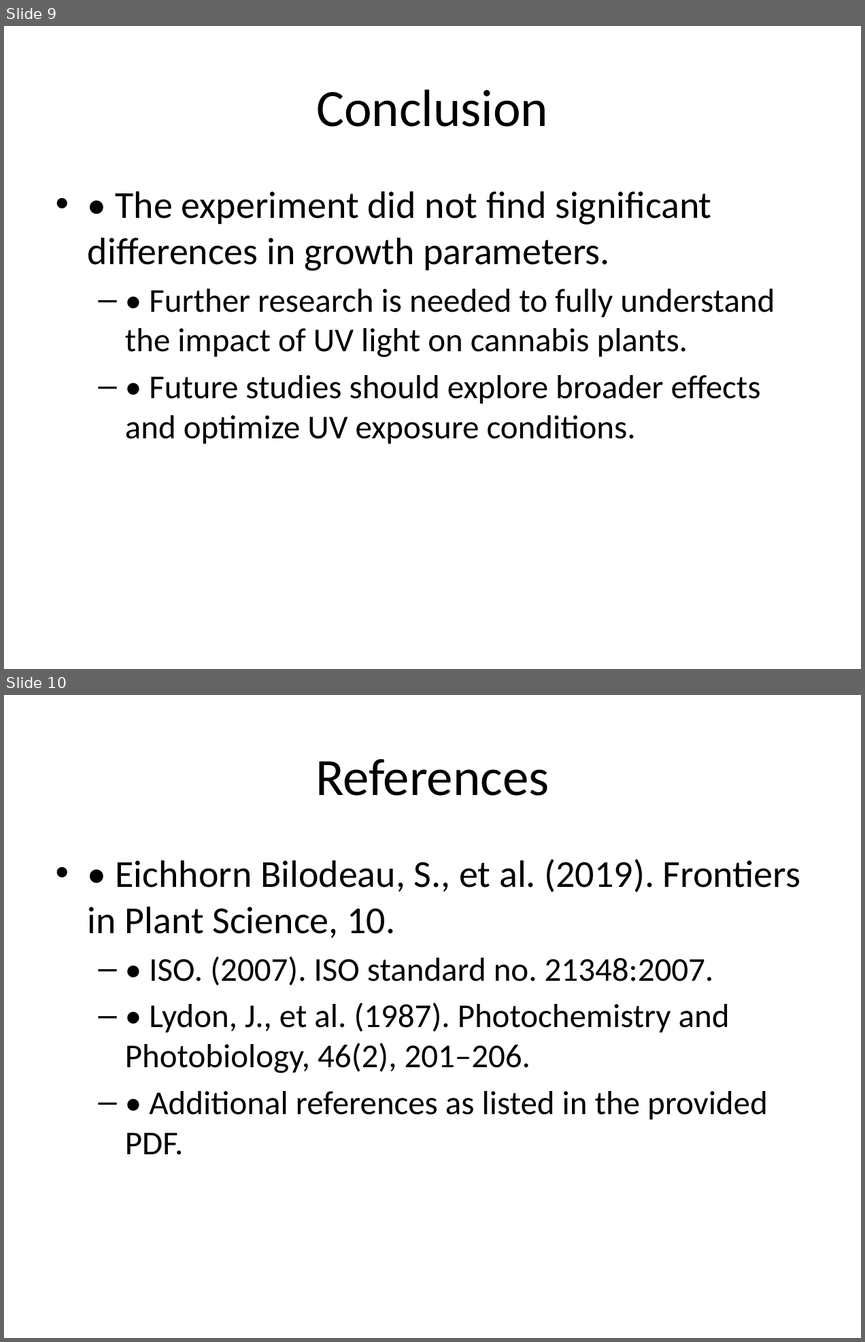
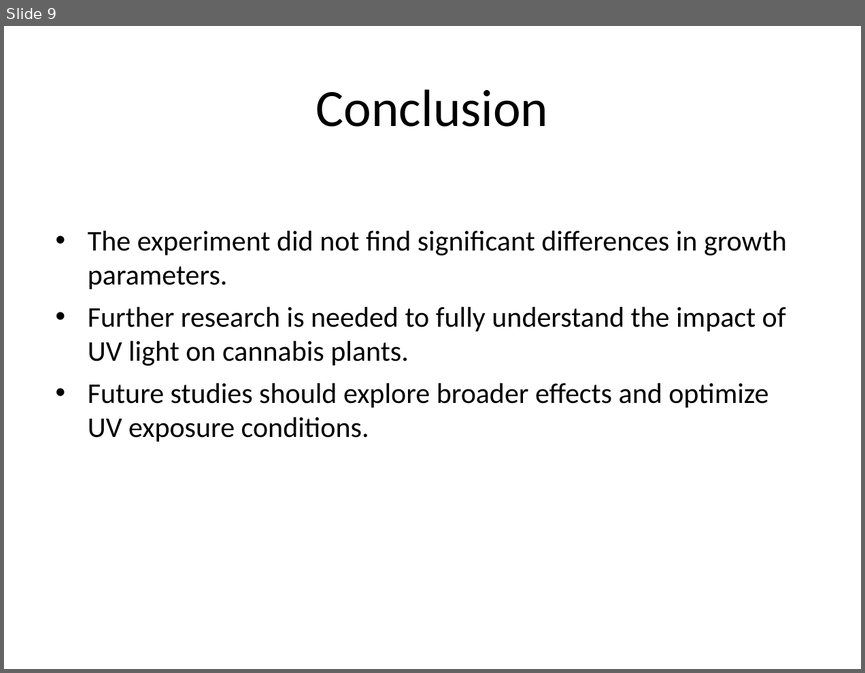
Before and after one commit to IngoGiebel/qbio403_exp_impact_uv-light_on_cannabis_seedling_dev, a slide deck: docs/presentations/Impact_of_UV_Light_on_Cannabis_Seedling_Development.pptx. Shown one above the other, each under a label of ours: slides 9 and 10 before the commit, slide 9 after it. The pictures are 865x1342 and 865x673 pixels, drawn with LibreOffice and Linux fonts; fonts in the diff are those of the drawing. Boxes give left, top, right and bottom in pixels: in the first picture for what was removed or moved away, otherwise in the second. Text is boxed around its words. In the diff, an @@ line names an element or a change of style, - is before the commit and + after.

```diff
--- a/docs/presentations/Impact_of_UV_Light_on_Cannabis_Seedling_Development.pptx
+++ b/docs/presentations/Impact_of_UV_Light_on_Cannabis_Seedling_Development.pptx
@@ slide 10 removed at [4, 695, 861, 1338], background #FFFFFF @@
@@ title removed at [315, 759, 549, 796] @@
-References
@@ text removed at [88, 859, 800, 1155] @@
-• • Eichhorn Bilodeau, S., et al. (2019). Frontiers in Plant Science, 10.
-  – • ISO. (2007). ISO standard no. 21348:2007.
-  – • Lydon, J., et al. (1987). Photochemistry and Photobiology, 46(2), 201–206.
-  – • Additional references as listed in the provided PDF.
@@ slide 9 changed as well @@
@@ text at [88, 230, 787, 441]: text changed; size 28 to 24 pt @@
-• • The experiment did not find significant differences in growth parameters.
-  – • Further research is needed to fully understand the impact of UV light on cannabis plants.
-  – • Future studies should explore broader effects and optimize UV exposure conditions.
+• The experiment did not find significant differences in growth parameters.
+• Further research is needed to fully understand the impact of UV light on cannabis plants.
+• Future studies should explore broader effects and optimize UV exposure conditions.
```
Also in this commit, not shown: 8 other slides changed, 1 slide added, 10 other files.
